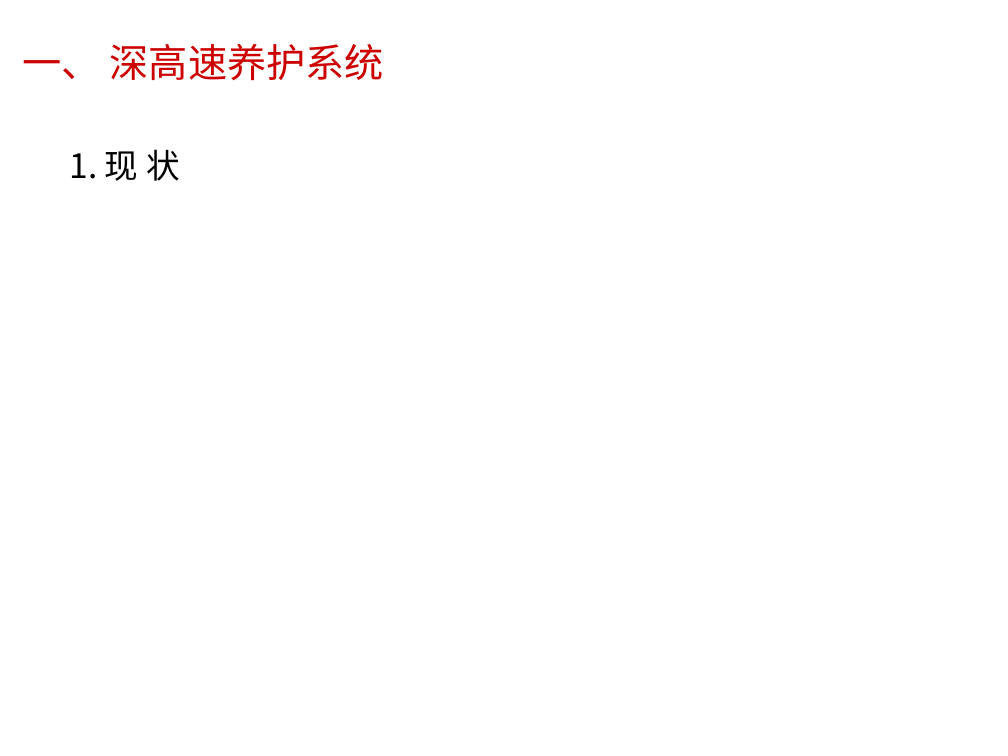
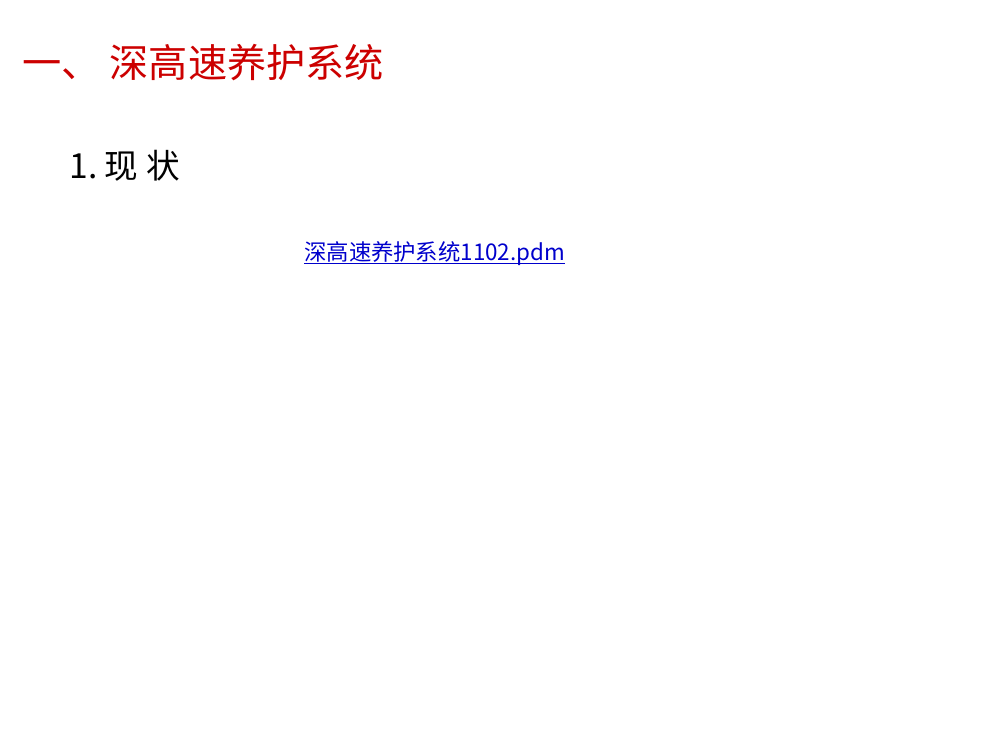
Before and after one commit to rxchl/SyncDoc, a slide deck: slide 2 of 数据库设计/公路养护数据库设计思路.pptx. Drawn at 1008x756 pixels with LibreOffice and Linux fonts; fonts in the diff are those of the drawing; background and template pictures are left out. Boxes give left, top, right and bottom in pixels: in the first picture for what was removed or moved away, otherwise in the second. Text is boxed around its words. In the diff, an @@ line names an element or a change of style, - is before the commit and + after.

```diff
--- a/数据库设计/公路养护数据库设计思路.pptx
+++ b/数据库设计/公路养护数据库设计思路.pptx
@@ text added at bbox=[304, 241, 565, 265], 16 pt, text #0000CC, underline @@
+深高速养护系统1102.pdm
```
Also in this commit, not shown: 3 other slides changed, 3 slides added, 5 other files.
